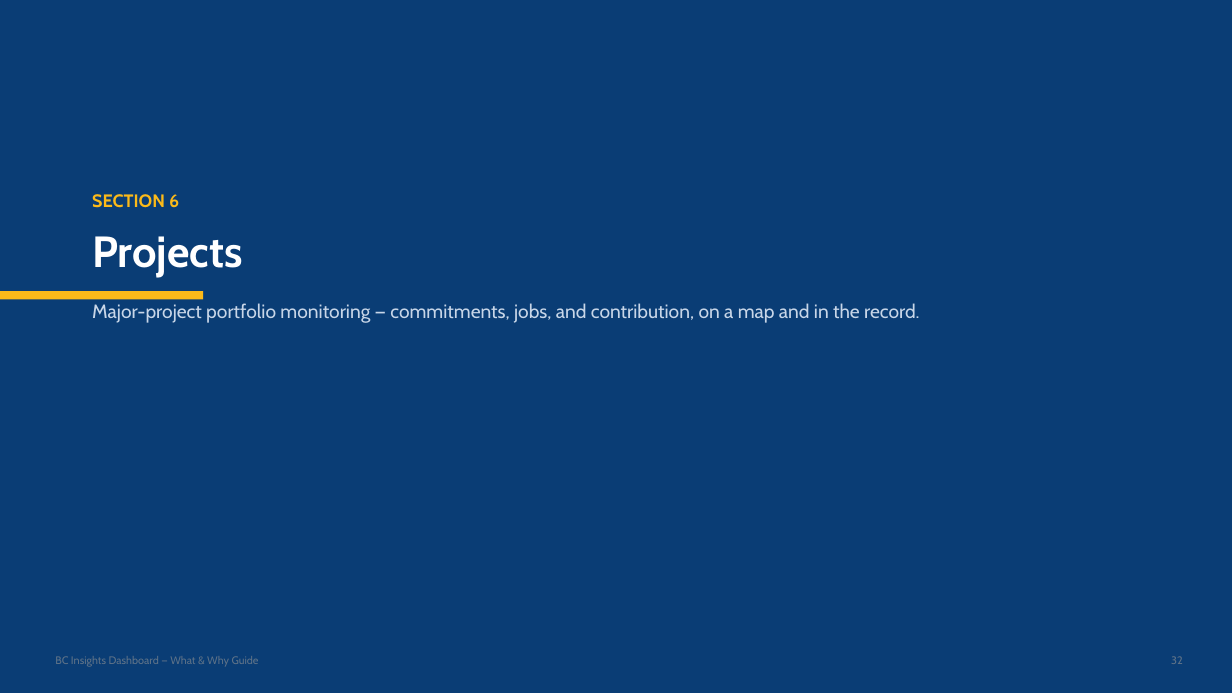
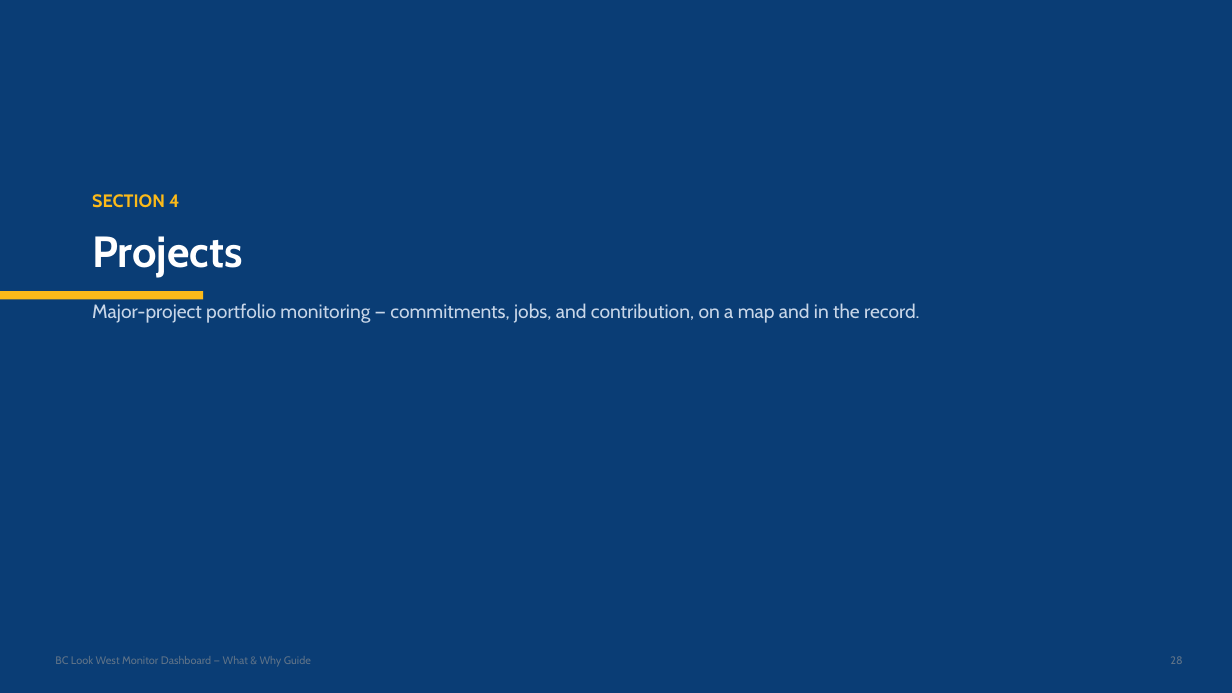
Before and after one commit to bcgov/BCLS, a slide deck: slide 29 of BCLS_Dashboard_Guide.pptx (slide 33 before the commit). Drawn at 1232x693 pixels with LibreOffice and Linux fonts; fonts in the diff are those of the drawing. Boxes give left, top, right and bottom in pixels: in the first picture for what was removed or moved away, otherwise in the second. Text is boxed around its words. In the diff, an @@ line names an element or a change of style, - is before the commit and + after.

```diff
--- a/BCLS_Dashboard_Guide.pptx
+++ b/BCLS_Dashboard_Guide.pptx
@@ text at [92,194,179,208]: text changed @@
-SECTION 6
+SECTION 4
@@ text at [55,656,311,667]: text changed @@
-BC Insights Dashboard — What & Why Guide
+BC Look West Monitor Dashboard — What & Why Guide
@@ text at [1170,656,1182,664]: text changed @@
-32
+28
```
Also in this commit, not shown: 39 other slides changed, 8 slides added, 4 slides removed.
